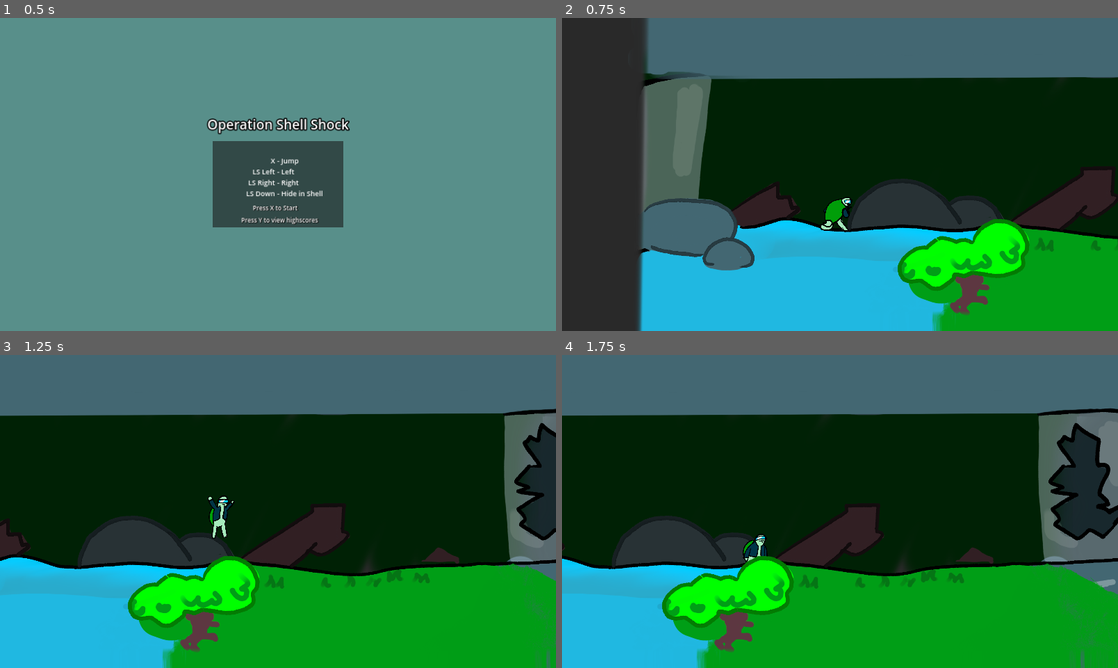
Above: before the commit, frames 1-4 (two rows, left to right).
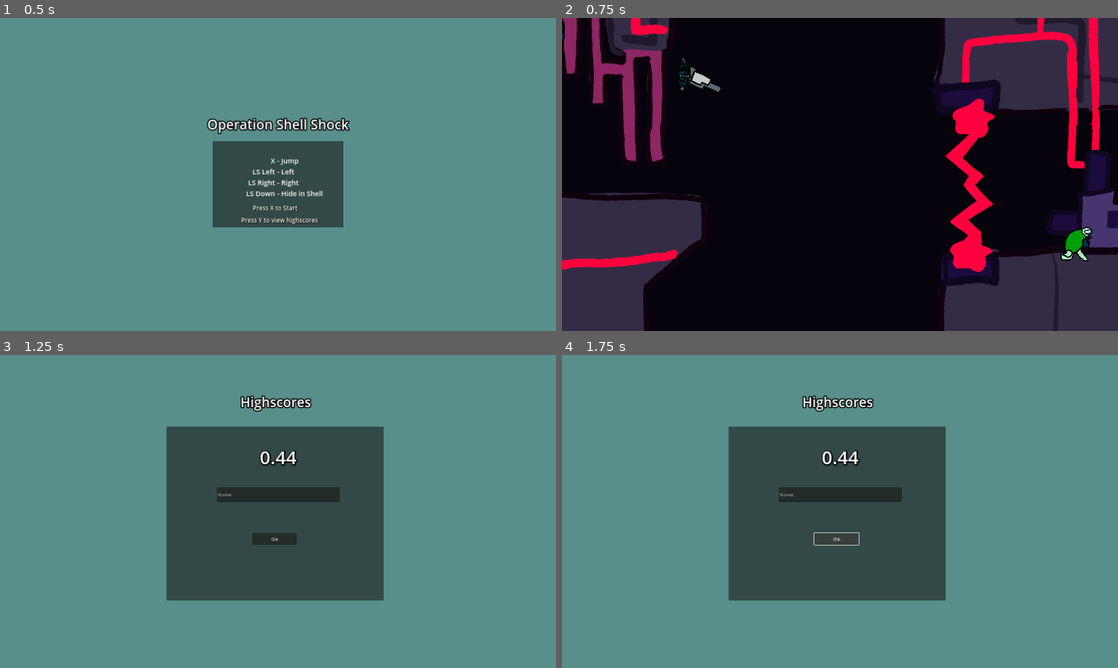
Above: after the commit, the same moments.

Repository: isterkvarn/operation_shell_shock
Game: Godot game, scene res://menus/main_menu/main_menu.tscn
The game is run twice, just before and just after one commit, with the same random seed, the same clock (stepped at 60 frames per second) and the same inputs.
Inputs (mouse positions are in pixels of both pictures, inside the frame that each line leads up to):
- Up to frame 1 (0.5 s): no input
- Up to frame 2 (0.75 s): tap X (start) at 0.5, 0.6 s; hold D (ss_right) from 0.53 s (still down)
- Up to frame 3 (1.25 s): keep holding D (ss_right); tap W (ss_jump) at 0.77 s
- Up to frame 4 (1.75 s): release D (ss_right) at 1.25 s; click (834, 539) at 1.25 s, where only the run after the commit has a clickable "Ok"

Frame 1 is identical in both runs. In frame 2, 98% of the frame differs, in the area x 0-100%, y 0-100%; in frame 3, 99%; in frame 4, 99%.

Commit message:
feat: make camera get y pos from camera_markers

Diff:
--- a/levels/demo_level.tscn
+++ b/levels/demo_level.tscn
@@ -1,8 +1,9 @@
-[gd_scene load_steps=25 format=3 uid="uid://2u2cdsx2bifi"]
+[gd_scene load_steps=26 format=3 uid="uid://2u2cdsx2bifi"]
 
 [ext_resource type="PackedScene" uid="uid://cnr7yd4dkepc0" path="res://player/player.tscn" id="1_jjy5y"]
 [ext_resource type="PackedScene" uid="uid://vy8vlwm3i6wm" path="res://tilemap/demo_tile_map.tscn" id="2_0e213"]
 [ext_resource type="PackedScene" uid="uid://d3r1dmlc758q2" path="res://player/camera/camera.tscn" id="2_5fijp"]
+[ext_resource type="PackedScene" uid="uid://cx8vldb4n725s" path="res://player/camera/camera_maker.tscn" id="3_fqgab"]
 [ext_resource type="PackedScene" uid="uid://cdvwoinmougxm" path="res://turret/turret.tscn" id="3_uepm8"]
 [ext_resource type="PackedScene" uid="uid://rufm4nojtjd7" path="res://death_wall/death_wall.tscn" id="4_w7pqe"]
 [ext_resource type="PackedScene" uid="uid://fvvsyketqois" path="res://checkpoints/check_point_master.tscn" id="5_bjulw"]
@@ -55,11 +56,41 @@
 
 [node name="Player" parent="." instance=ExtResource("1_jjy5y")]
 unique_name_in_owner = true
-position = Vector2(-4514, 607)
+position = Vector2(39112, 232)
 out_of_shell_speed = 1300.0
 
 [node name="Camera" parent="Player" instance=ExtResource("2_5fijp")]
 position = Vector2(-4505, 396)
+
+[node name="CameraMarker1" parent="Player/Camera" instance=ExtResource("3_fqgab")]
+position = Vector2(6307, 804)
+
+[node name="CameraMarker2" parent="Player/Camera" instance=ExtResource("3_fqgab")]
+position = Vector2(8609, 318)
+
+[node name="CameraMarker3" parent="Player/Camera" instance=ExtResource("3_fqgab")]
+position = Vector2(11185, 465)
+
+[node name="CameraMarker4" parent="Player/Camera" instance=ExtResource("3_fqgab")]
+position = Vector2(15124, 736)
+
+[node name="CameraMarker5" parent="Player/Camera" instance=ExtResource("3_fqgab")]
+position = Vector2(15710, 1008)
+
+[node name="CameraMarker6" parent="Player/Camera" instance=ExtResource("3_fqgab")]
+position = Vector2(26053, 466)
+
+[node name="CameraMarker7" parent="Player/Camera" instance=ExtResource("3_fqgab")]
+position = Vector2(27834, 895)
+
+[node name="CameraMarker8" parent="Player/Camera" instance=ExtResource("3_fqgab")]
+position = Vector2(34615, 674)
+
+[node name="CameraMarker9" parent="Player/Camera" instance=ExtResource("3_fqgab")]
+position = Vector2(35924, 499)
+
+[node name="CameraMarker10" parent="Player/Camera" instance=ExtResource("3_fqgab")]
+position = Vector2(38495, 685)
 
 [node name="TileMap" parent="." instance=ExtResource("2_0e213")]
 visible = false
--- a/player/camera/camera.gd
+++ b/player/camera/camera.gd
@@ -5,14 +5,25 @@
 var _max_x_offset: float = 500
 var _min_x_offset: float = -200
 var _x_lerp_weight: float = 0.25
+var _camera_markers: Array[Marker2D]
 
 @onready var player = $".."
+@onready var _start_y = position.y
+
+
+func _ready():
+	for child in get_children():
+		if child.is_in_group("camera_markers"):
+			_camera_markers.append(child)
 
 
 func _physics_process(delta):
 	_x_offset += Input.get_axis("ss_left", "ss_right") * delta * _offset_sensitivity
 	_x_offset = clamp(_x_offset, _min_x_offset, _max_x_offset)
 
+	position.x = lerp(position.x, player.global_position.x + _x_offset, _x_lerp_weight)
 
-
-	position.x = lerp(position.x, player.global_position.x + _x_offset, _x_lerp_weight)
+	position.y = _start_y
+	for camera_marker in _camera_markers:
+		if player.position.x > camera_marker.position.x:
+			position.y = camera_marker.position.y - 1080 * 0.5 / zoom.y
--- a/player/camera/camera_maker.tscn
+++ b/player/camera/camera_maker.tscn
@@ -1,3 +1,4 @@
 [gd_scene format=3 uid="uid://cx8vldb4n725s"]
 
 [node name="CameraMarker" type="Marker2D" groups=["camera_markers"]]
+top_level = true
